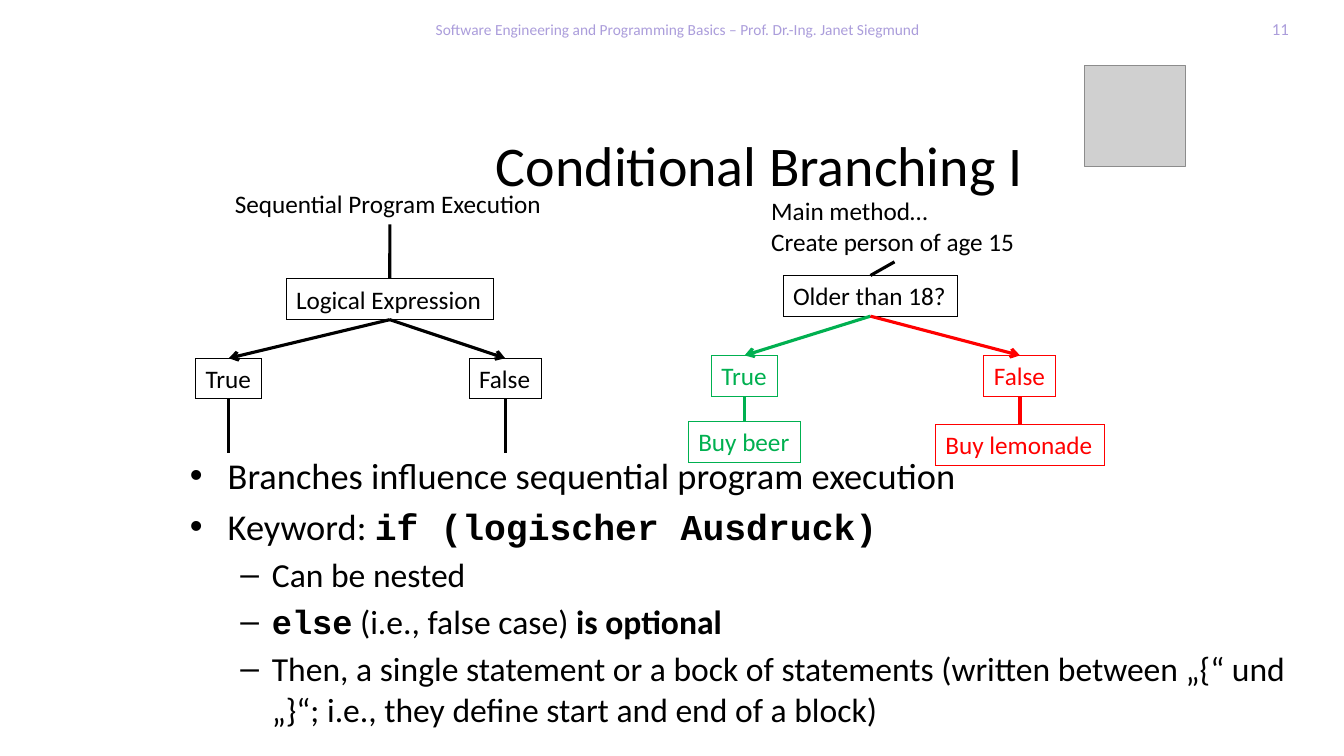
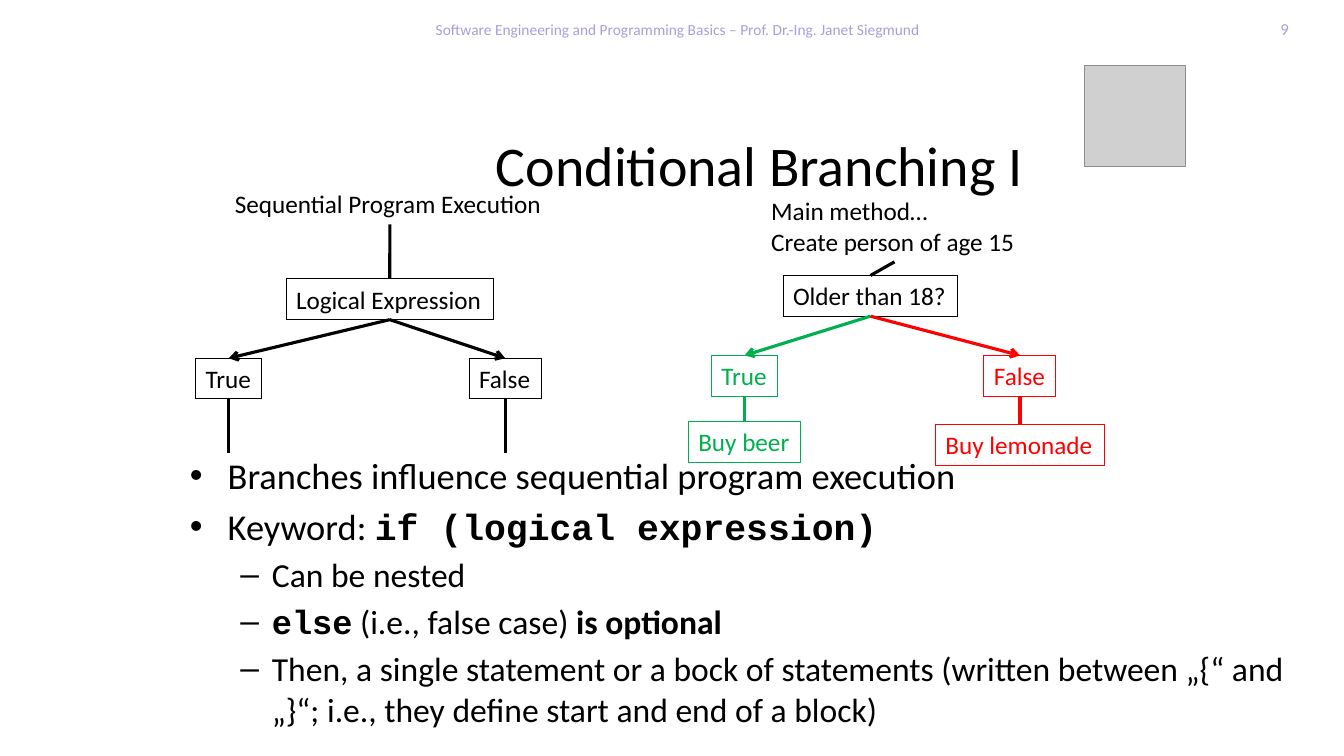
Before and after one commit to feigensp/lehre, a slide deck: slide 9 of se_prog/slides/03_ControlStructures.pptx (slide 11 before the commit). Drawn at 1344x756 pixels with LibreOffice and Linux fonts; fonts in the diff are those of the drawing; grey boxes stand for pictures; background and template pictures are left out. Boxes give left, top, right and bottom in pixels: in the first picture for what was removed or moved away, otherwise in the second. Text is boxed around its words. In the diff, an @@ line names an element or a change of style, - is before the commit and + after.

```diff
--- a/se_prog/slides/03_ControlStructures.pptx
+++ b/se_prog/slides/03_ControlStructures.pptx
@@ page number at box(1280, 24, 1288, 35): text changed @@
-11
+9
@@ text at box(228, 514, 877, 548): text changed @@
-• Keyword: if (logischer Ausdruck)
+• Keyword: if (logical expression)
@@ text at box(272, 656, 1283, 728): text changed @@
-  – Then, a single statement or a bock of statements (written between „{“ und „}“; i.e., they define start and end of a block)
+  – Then, a single statement or a bock of statements (written between „{“ and „}“; i.e., they define start and end of a block)
```
Also in this commit, not shown: 7 other slides changed, 2 slides removed, 3 other files.
